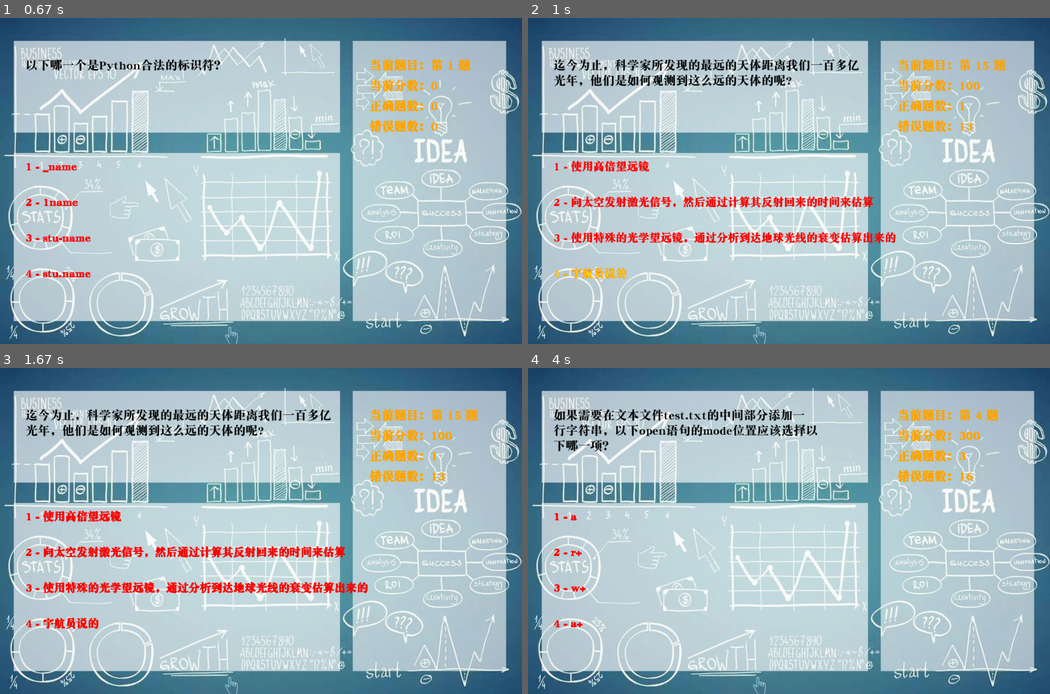
Above: before the commit, frames 1-4 (two rows, left to right).
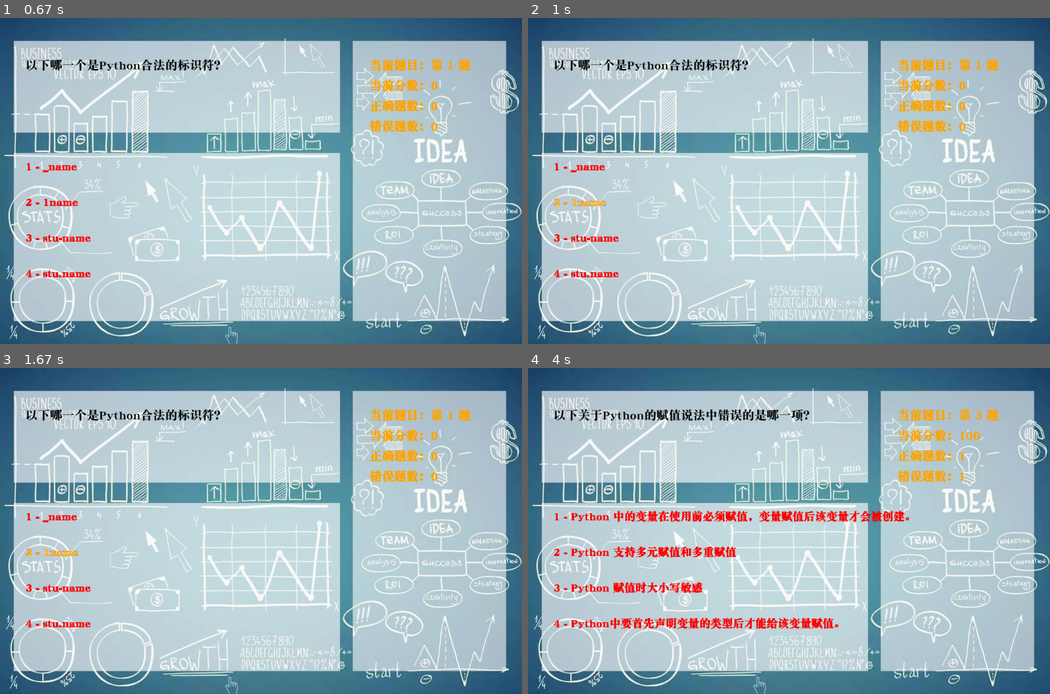
Above: after the commit, the same moments.

Repository: seancheng33/somethink_for_myself
Game: pygame game, started from game/答题游戏/answer.py
Two runs of this game, one before a commit and one after it. Both use one fixed random seed, a clock stepped at 60 frames per second and the inputs below.
Inputs (mouse positions are in pixels of both pictures, inside the frame that each line leads up to):
- Up to frame 1 (0.67 s): press the mouse at (182, 226) at 0.37 s; move the mouse to (140, 242) at 0.47 s; release the mouse at (99, 255) at 0.6 s
- Up to frame 2 (1 s): press the mouse at (580, 200) at 0.7 s; move the mouse to (590, 236) at 0.8 s; release the mouse at (606, 275) at 0.93 s
- Up to frame 3 (1.67 s): click (433, 426) at 1.55 s
- Up to frame 4 (4 s): click (574, 514) at 1.88 s, where only the run after the commit has a clickable "1 - 2016"; press the mouse at (961, 426) at 2.53 s; move the mouse to (903, 429) at 2.63 s; release the mouse at (846, 436) at 2.77 s; click "3 - listA=['Name']" at 2.88 s; press the mouse at (700, 622) at 3.7 s; move the mouse to (789, 632) at 3.8 s; release the mouse at (882, 638) at 3.93 s

Frame 1 is identical in both runs. In frame 2, 6.0% of the frame differs, in the area x 4-92%, y 12-81%; in frame 3, 5.8%; in frame 4, 6.0%, in the area x 4-91%, y 12-81%.

Commit message:
添加点击答案后等待一秒

Diff:
--- a/game/答题游戏/answer.py
+++ b/game/答题游戏/answer.py
@@ -17,7 +17,7 @@
     bt_about_text = '关 于 游 戏'
     title_bg = pygame.image.load('img/main.jpg')
     SUBFACE.blit(title_bg, (0, 0))
-
+    title_image = titleFont.render(title_text, True, color_dict['green'])
     title_time = 0
     while True:
         if title_time == 0:
@@ -69,6 +69,10 @@
         if help_rect.left < x < help_rect.right and help_rect.top < y < help_rect.bottom:
             help_image = globalFont.render(bt_about_text, True, color_dict['red'])
             SUBFACE.blit(help_image, help_rect)
+            pressed_array = pygame.mouse.get_pressed()  # 获取鼠标事件的列表
+            for event in pressed_array:
+                if event == 1:  # 1为鼠标左键点击事件
+                    return 'about'
 
         pygame.display.update()
         pygame.time.Clock().tick(30)
@@ -85,7 +89,7 @@
 
     # 右侧的各种选项的显示，包括说明，分数，当前第几题。
 
-    # 显示出问题,按照宽度是28个字符串的规格显示出来。
+    # 显示出问题,按照宽度是25个字符串的规格显示出来。
     for i in range(int(len(level_question) / 25 + 1)):
         start = i * 25
         end = (i + 1) * 25
@@ -150,44 +154,44 @@
             pressed = pygame.mouse.get_pressed()
             for event in pressed:
                 if event == 1:
+                    pygame.time.wait(1000)  # 等待一秒，防止点击太快变成连下一题也点了
                     if level_correct == 1:
                         return 'yes'
                     else:
                         return 'no'
-                    return 'next'
         if item2_rect.left < x < item2_rect.right and item2_rect.top < y < item2_rect.bottom:
             item2_image = answerFont.render('2 - ' + level_answer[1], True, color_dict['gold'])
             SUBFACE.blit(item2_image, item2_rect)
             pressed = pygame.mouse.get_pressed()
             for event in pressed:
                 if event == 1:
+                    pygame.time.wait(1000)  # 等待一秒，防止点击太快变成连下一题也点了
                     if level_correct == 2:
                         return 'yes'
                     else:
                         return 'no'
-                    return 'next'
         if item3_rect.left < x < item3_rect.right and item3_rect.top < y < item3_rect.bottom:
             item3_image = answerFont.render('3 - ' + level_answer[2], True, color_dict['gold'])
             SUBFACE.blit(item3_image, item3_rect)
             pressed = pygame.mouse.get_pressed()
             for event in pressed:
                 if event == 1:
+                    pygame.time.wait(1000)  # 等待一秒，防止点击太快变成连下一题也点了
                     if level_correct == 3:
                         return 'yes'
                     else:
                         return 'no'
-                    return 'next'
         if item4_rect.left < x < item4_rect.right and item4_rect.top < y < item4_rect.bottom:
             item4_image = answerFont.render('4 - ' + level_answer[3], True, color_dict['gold'])
             SUBFACE.blit(item4_image, item4_rect)
             pressed = pygame.mouse.get_pressed()
             for event in pressed:
                 if event == 1:
+                    pygame.time.wait(1000)  # 等待一秒，防止点击太快变成连下一题也点了
                     if level_correct == 4:
                         return 'yes'
                     else:
                         return 'no'
-                    return 'next'
         # 右侧按键的鼠标事件
 
         pygame.display.update()
@@ -209,9 +213,9 @@
 
     for item in questions:
         q_list = {}
+        answerList = []
         question = item.getAttribute("title")
         answer_items = item.getElementsByTagName("answer")  # 返回一个列表
-        answerList = []
         answerList.append(answer_items[0].getElementsByTagName("a")[0].childNodes[0].data)
         answerList.append(answer_items[0].getElementsByTagName("b")[0].childNodes[0].data)
         answerList.append(answer_items[0].getElementsByTagName("c")[0].childNodes[0].data)
@@ -266,6 +270,8 @@
             game_title()
         elif 'start' in result:
             load_game(corrent, score, right_score, wrong_score)
+        elif 'about' in result:
+            pass
         elif 'next' in result:
             if corrent == len(game_level) - 1:
                 corrent = 0
